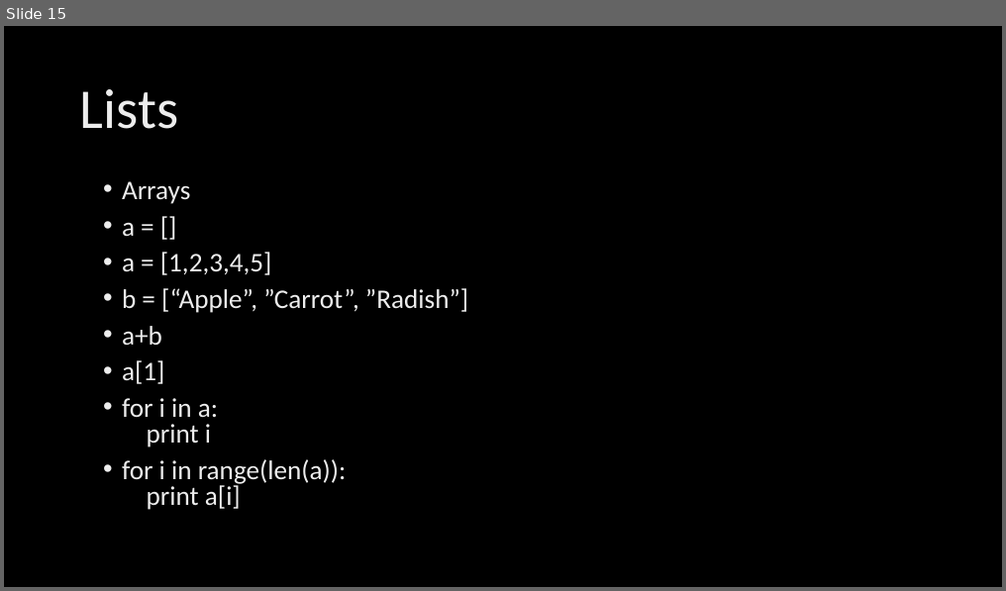
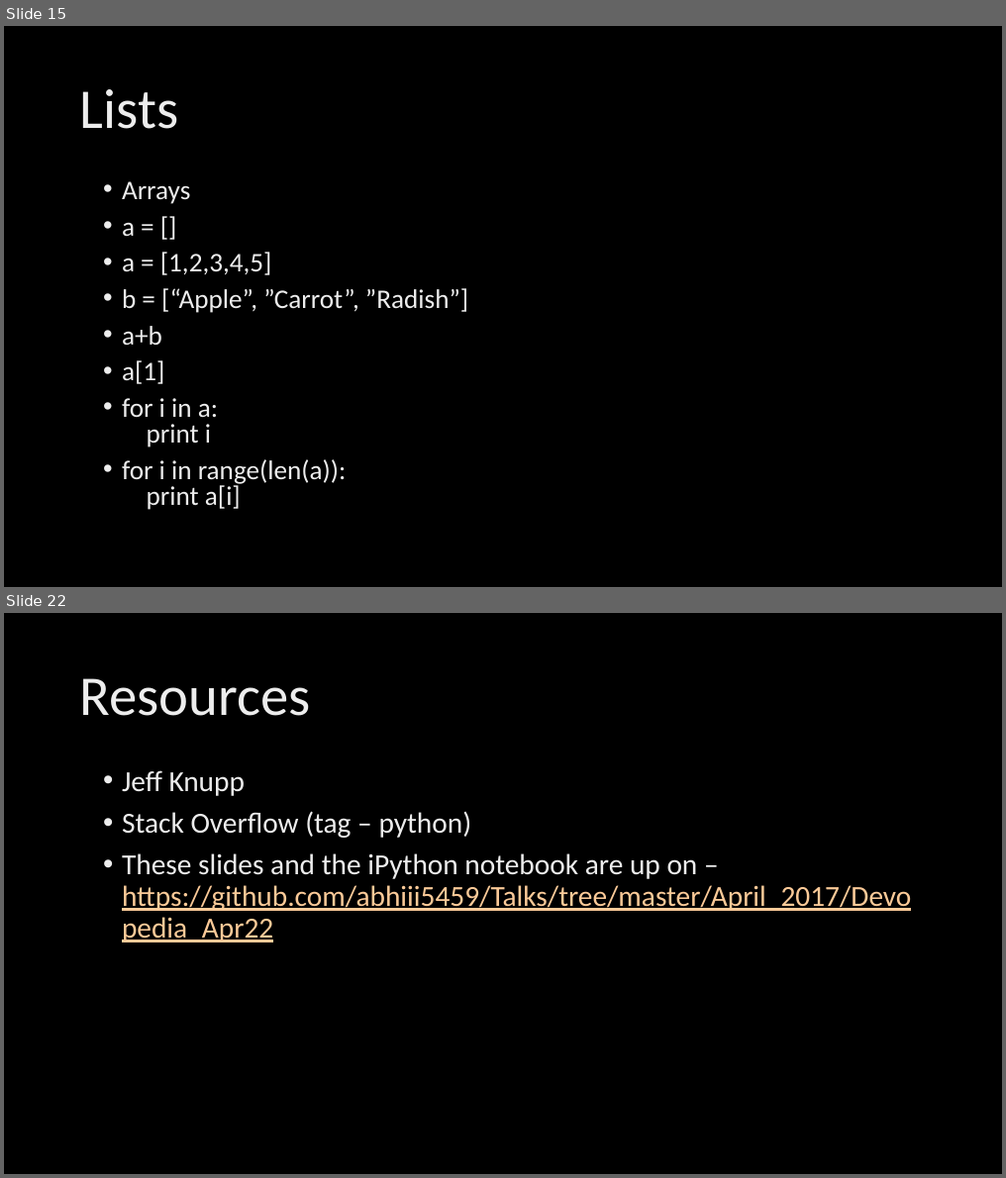
Before and after one commit to abhiii5459/Talks, a slide deck: April_2017/Devopedia_Apr22/Python Talk.pptx. Shown one above the other, each under a label of ours: slide 15 before the commit, slides 15 and 22 after it; the slides between them are not shown. The pictures are 1006x591 and 1006x1178 pixels, drawn with LibreOffice and Linux fonts; fonts in the diff are those of the drawing. Boxes give left, top, right and bottom in pixels: in the first picture for what was removed or moved away, otherwise in the second. Text is boxed around its words. In the diff, an @@ line names an element or a change of style, - is before the commit and + after.

```diff
--- a/April_2017/Devopedia_Apr22/Python Talk.pptx
+++ b/April_2017/Devopedia_Apr22/Python Talk.pptx
@@ slide 22 added at [4, 613, 1002, 1174], background #000000 @@
@@ title added at [80, 678, 311, 716], 54 pt, text gradient #BFBFBF to #EDEDED to #FFFFFF @@
+Resources
@@ text added at [122, 770, 911, 943], 28 pt, text gradient #BFBFBF to #EDEDED to #FFFFFF @@
+• Jeff Knupp
+• Stack Overflow (tag – python)
+• These slides and the iPython notebook are up on – https://github.com/abhiii5459/Talks/tree/master/April_2017/Devopedia_Apr22
```
Also in this commit, not shown: 1 slide changed, 5 other slides added.
